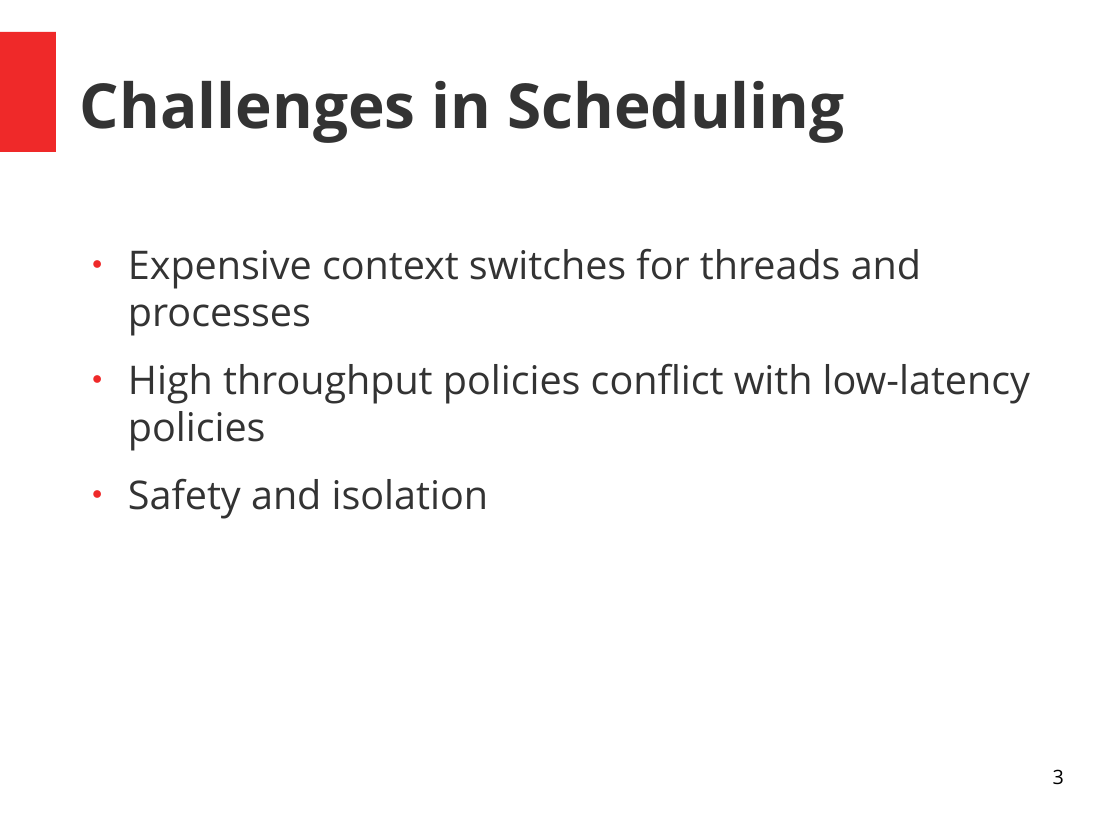
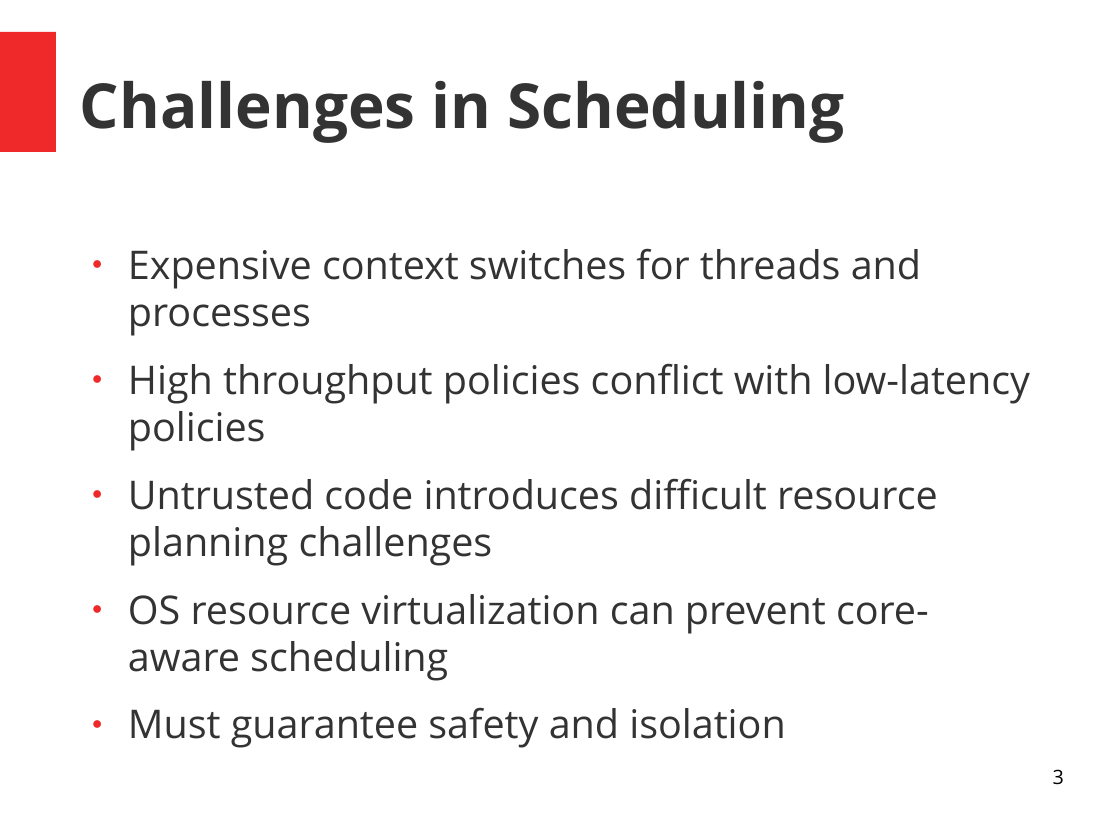
Before and after one commit to aaronlangford31/scheduler, a slide deck: slide 3 of docs/presentations/proj_background.odp. Drawn at 1120x840 pixels with LibreOffice and Linux fonts; fonts in the diff are those of the drawing. Boxes give left, top, right and bottom in pixels: in the first picture for what was removed or moved away, otherwise in the second. Text is boxed around its words. In the diff, an @@ line names an element or a change of style, - is before the commit and + after.

```diff
--- a/docs/presentations/proj_background.odp
+++ b/docs/presentations/proj_background.odp
@@ text at [128, 478, 938, 748]: text changed @@
-● Safety and isolation
+● Untrusted code introduces difficult resource planning challenges
+● OS resource virtualization can prevent core-aware scheduling
+● Must guarantee safety and isolation
```
Also in this commit, not shown: 2 other slides changed, 6 slides added, 1 slide removed, 1 other file.
